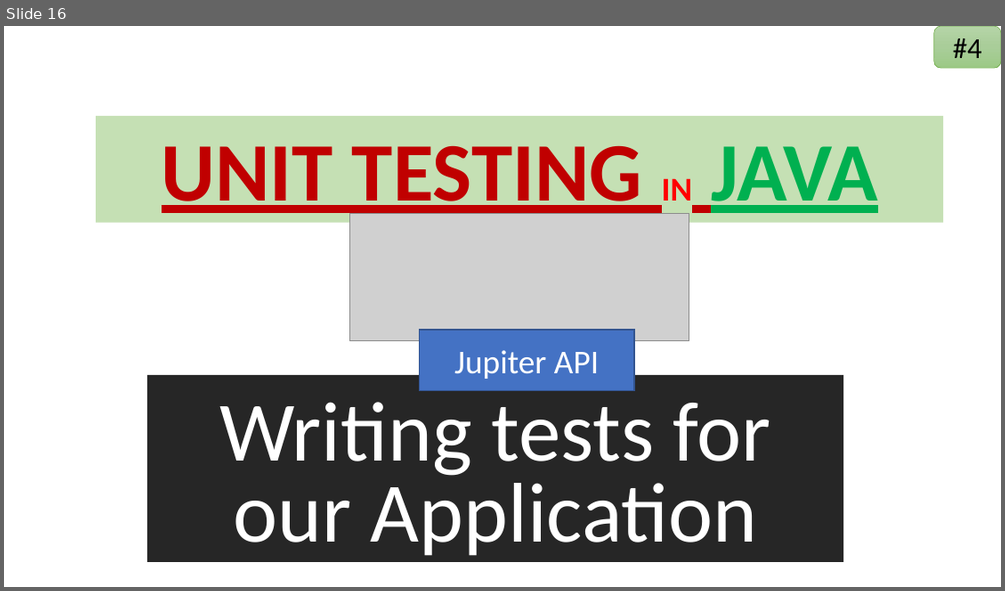
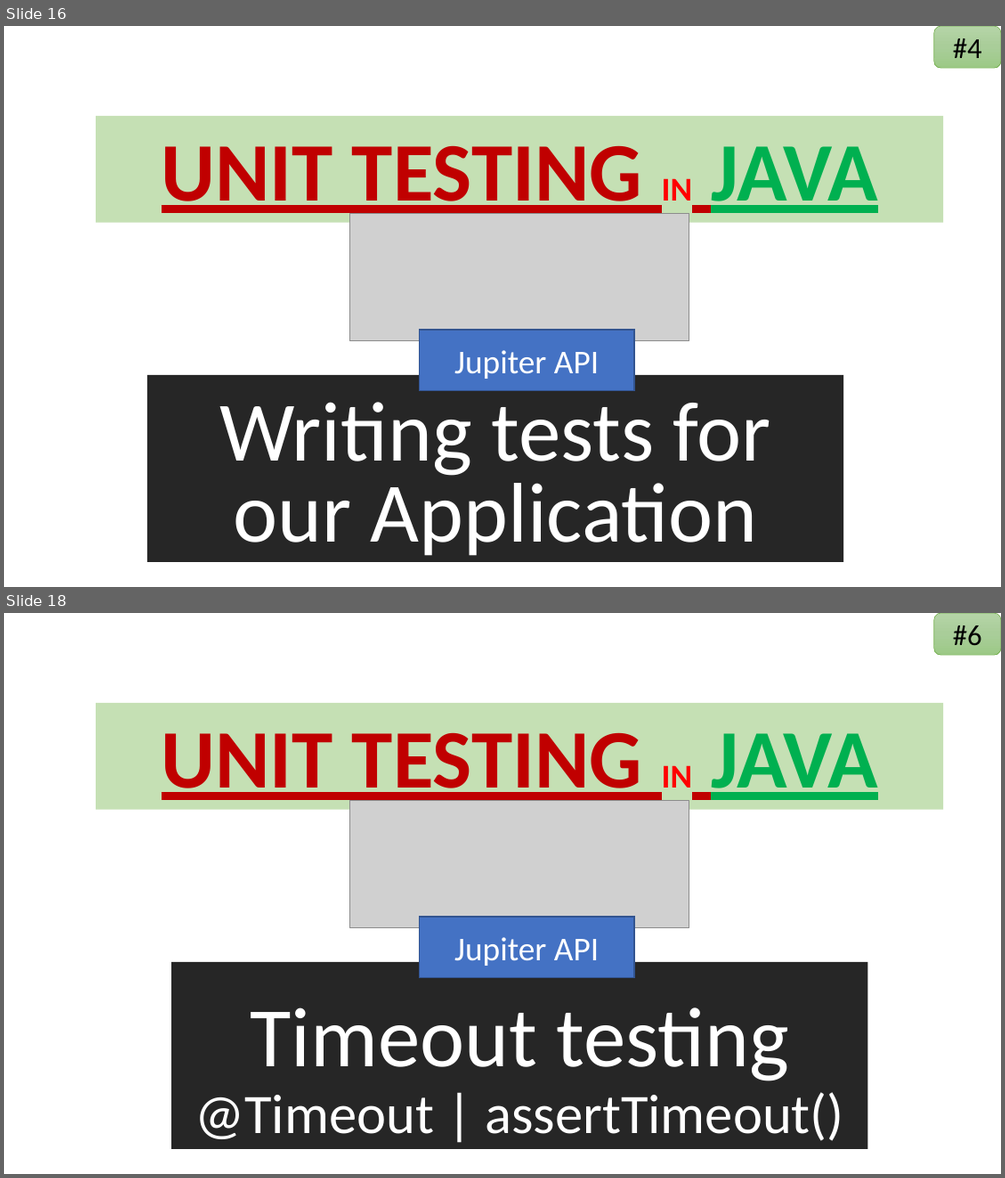
Before and after one commit to codefarm0/Microservices-Testing, a slide deck: UNIT TESTING IN JAVA.pptX. Shown one above the other, each under a label of ours: slide 16 before the commit, slides 16 and 18 after it; the slides between them are not shown. The pictures are 1005x591 and 1005x1178 pixels, drawn with LibreOffice and Linux fonts; fonts in the diff are those of the drawing; grey boxes stand for pictures. Boxes give left, top, right and bottom in pixels: in the first picture for what was removed or moved away, otherwise in the second. Text is boxed around its words. In the diff, an @@ line names an element or a change of style, - is before the commit and + after.

```diff
--- a/UNIT TESTING IN JAVA.pptX
+++ b/UNIT TESTING IN JAVA.pptX
@@ slide 18 added at [4, 613, 1001, 1174], background #FFFFFF @@
@@ rounded rectangle added at [934, 613, 1001, 655], fill gradient #B5D5A7 to #AACE9A to #9CC987, outline #70AD47 0.5 pt, 28 pt, text #000000 @@
+#6
@@ title added at [96, 703, 943, 810], fill #C5E0B4, 80 pt, text #C00000, bold, underline @@
+UNIT TESTING IN JAVA
@@ picture added at [349, 800, 689, 928] @@
@@ rectangle added at [419, 916, 634, 977], fill #4472C4, outline #325491 1 pt, 32 pt, text #FFFFFF @@
+Jupiter API
@@ rectangle added at [171, 962, 867, 1149], fill #262626, 53.6 pt, text #FFFFFF @@
+Timeout testing
+@Timeout | assertTimeout()
```
Also in this commit, not shown: 4 other slides added, 3 other files.
